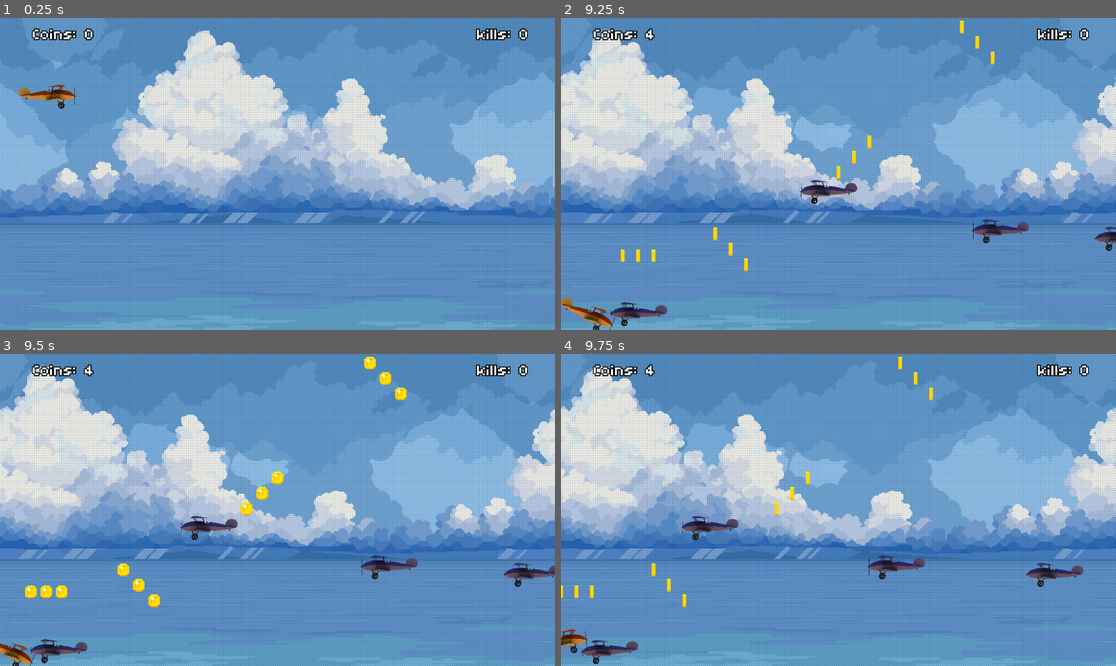
Above: before the commit, frames 1-4 (two rows, left to right).
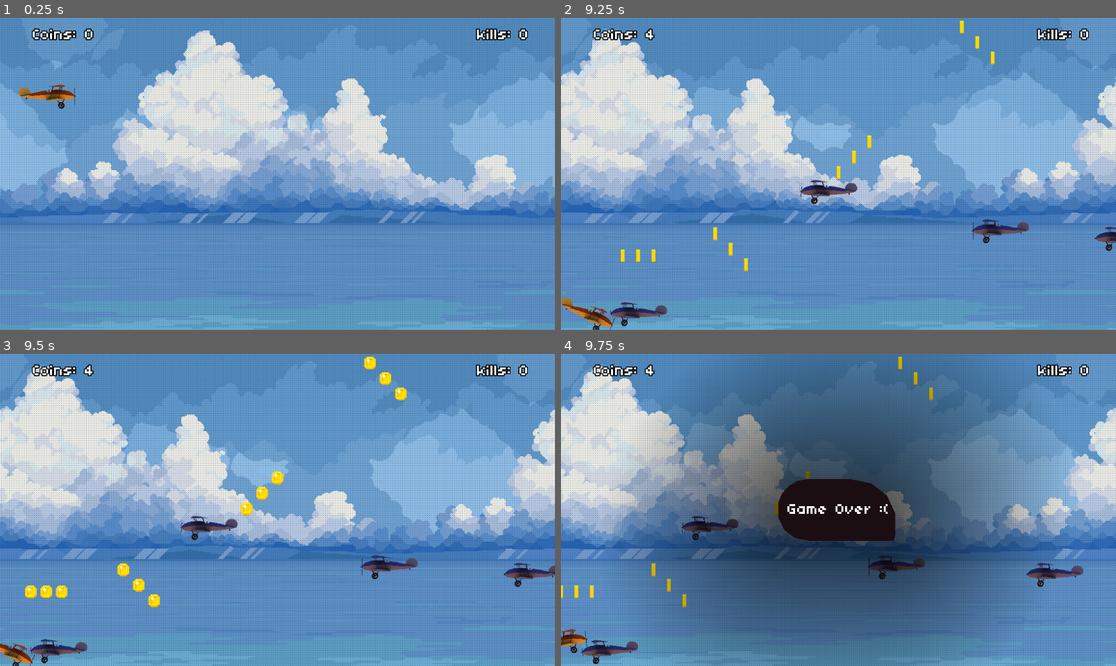
Above: after the commit, the same moments.

Repository: mujtaba-io/2d-airplane-game
Game: Godot game, scene res://World/World.tscn
The game is run twice, just before and just after one commit, with the same random seed, the same clock (stepped at 60 frames per second) and the same inputs.
Inputs:
- Up to frame 1 (0.25 s): no input
- Up to frame 2 (9.25 s): hold Up (ui_up) 0.53-1.28 s; hold Down (ui_down) 1.28-2.03 s; hold Up (ui_up) 2.03-3.53 s; hold Down (ui_down) 3.53-5.78 s; hold Up (ui_up) 5.78-8.03 s; hold Down (ui_down) from 8.03 s (still down)
- Up to frame 3 (9.5 s): keep holding Down (ui_down)
- Up to frame 4 (9.75 s): release Down (ui_down) at 9.53 s; hold Up (ui_up) from 9.53 s (still down)

Frames 1-3 are identical in both runs. In frame 4, 62% of the frame differs, in the area x 12-87%, y 0-100%.

Commit message:
update, stable, added stuff

Diff:
--- a/World/World.gd
+++ b/World/World.gd
@@ -4,6 +4,10 @@
 @export var spawn_offset: float = 64
 
 @export var coin_scene: PackedScene
+@export var player: Node2D
+
+@export var game_over_panel: Control
+@export var player_death_timer: Timer
 
 
 func _process(delta):
@@ -11,6 +15,11 @@
 	$ParallaxBackground/ParallaxLayer.motion_offset += Vector2(-0.15, 0)
 	$ParallaxBackground/ParallaxLayer2.motion_offset += Vector2(-0.3, 0)
 	$ParallaxBackground/ParallaxLayer3.motion_offset += Vector2(-0.6, 0)
+
+	if player.position.x < 0:
+		game_over_panel.visible = true
+	else:
+		game_over_panel.visible = false
 
 
 func _on_enemy_spawn_timer_timeout():
--- a/World/World.tscn
+++ b/World/World.tscn
@@ -8,6 +8,7 @@
 [ext_resource type="Texture2D" uid="uid://jiqk6nf32e5c" path="res://assets/sky/3.png" id="5_sid13"]
 [ext_resource type="Shader" path="res://World/DottedGrid.gdshader" id="8_05eaq"]
 [ext_resource type="PackedScene" uid="uid://bl66jvk0rmpop" path="res://Coin/Coin.tscn" id="8_qe0rg"]
+[ext_resource type="FontFile" uid="uid://csx7dlrsvo7md" path="res://assets/font/04B_03__.TTF" id="9_4b3n3"]
 
 [sub_resource type="RectangleShape2D" id="RectangleShape2D_uldll"]
 size = Vector2(3566, 73)
@@ -23,10 +24,24 @@
 shader_parameter/anti_aliasing_factor = 0.0
 shader_parameter/stochastic_samples = 16
 
-[node name="World" type="Node2D"]
+[sub_resource type="StyleBoxFlat" id="StyleBoxFlat_c7077"]
+bg_color = Color(0.104863, 0.0567203, 0.0735259, 1)
+skew = Vector2(0.2, 0)
+corner_radius_top_left = 100
+corner_radius_top_right = 115
+corner_radius_bottom_left = 160
+corner_detail = 4
+shadow_size = 370
+anti_aliasing = false
+anti_aliasing_size = 0.01
+
+[node name="World" type="Node2D" node_paths=PackedStringArray("player", "game_over_panel", "player_death_timer")]
 script = ExtResource("1_5cyge")
 enemy_scene = ExtResource("3_7wodh")
 coin_scene = ExtResource("8_qe0rg")
+player = NodePath("Player")
+game_over_panel = NodePath("CanvasLayer/CenterContainer")
+player_death_timer = NodePath("")
 
 [node name="ParallaxBackground" type="ParallaxBackground" parent="."]
 
@@ -82,5 +97,33 @@
 offset_right = 1184.0
 offset_bottom = 696.0
 
+[node name="CanvasLayer" type="CanvasLayer" parent="."]
+
+[node name="CenterContainer" type="CenterContainer" parent="CanvasLayer"]
+anchors_preset = 15
+anchor_right = 1.0
+anchor_bottom = 1.0
+grow_horizontal = 2
+grow_vertical = 2
+
+[node name="Panel" type="Panel" parent="CanvasLayer/CenterContainer"]
+custom_minimum_size = Vector2(256, 128)
+layout_mode = 2
+theme_override_styles/panel = SubResource("StyleBoxFlat_c7077")
+
+[node name="CenterContainer" type="CenterContainer" parent="CanvasLayer/CenterContainer/Panel"]
+layout_mode = 1
+anchors_preset = 15
+anchor_right = 1.0
+anchor_bottom = 1.0
+grow_horizontal = 2
+grow_vertical = 2
+
+[node name="Label" type="Label" parent="CanvasLayer/CenterContainer/Panel/CenterContainer"]
+layout_mode = 2
+theme_override_fonts/font = ExtResource("9_4b3n3")
+theme_override_font_sizes/font_size = 32
+text = "Game Over :("
+
 [connection signal="timeout" from="EnemySpawnTimer" to="." method="_on_enemy_spawn_timer_timeout"]
 [connection signal="timeout" from="CoinSpawnTimer" to="." method="_on_coin_spawn_timer_timeout"]
Not shown: 1 places in World/World.tscn that only renumber resources
